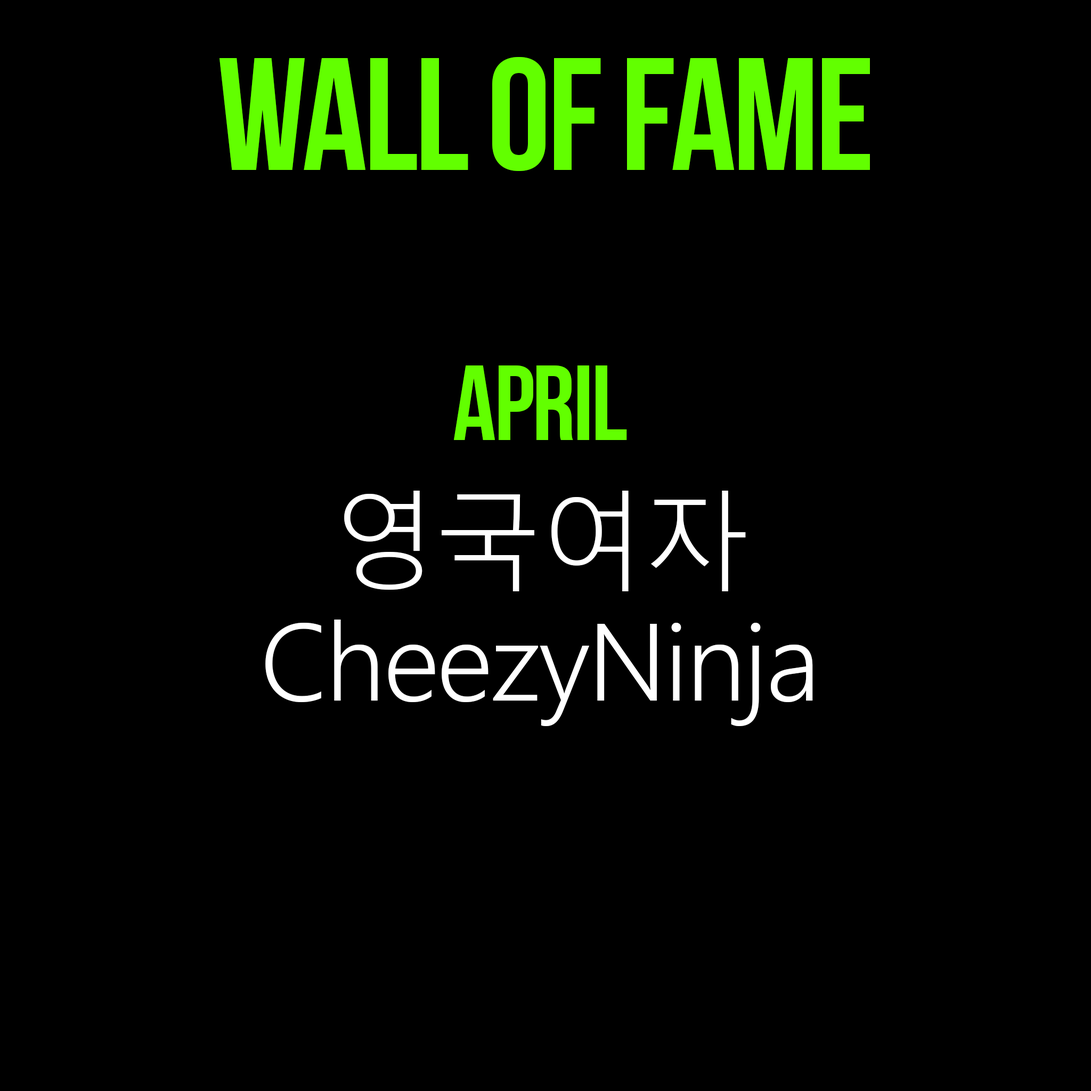
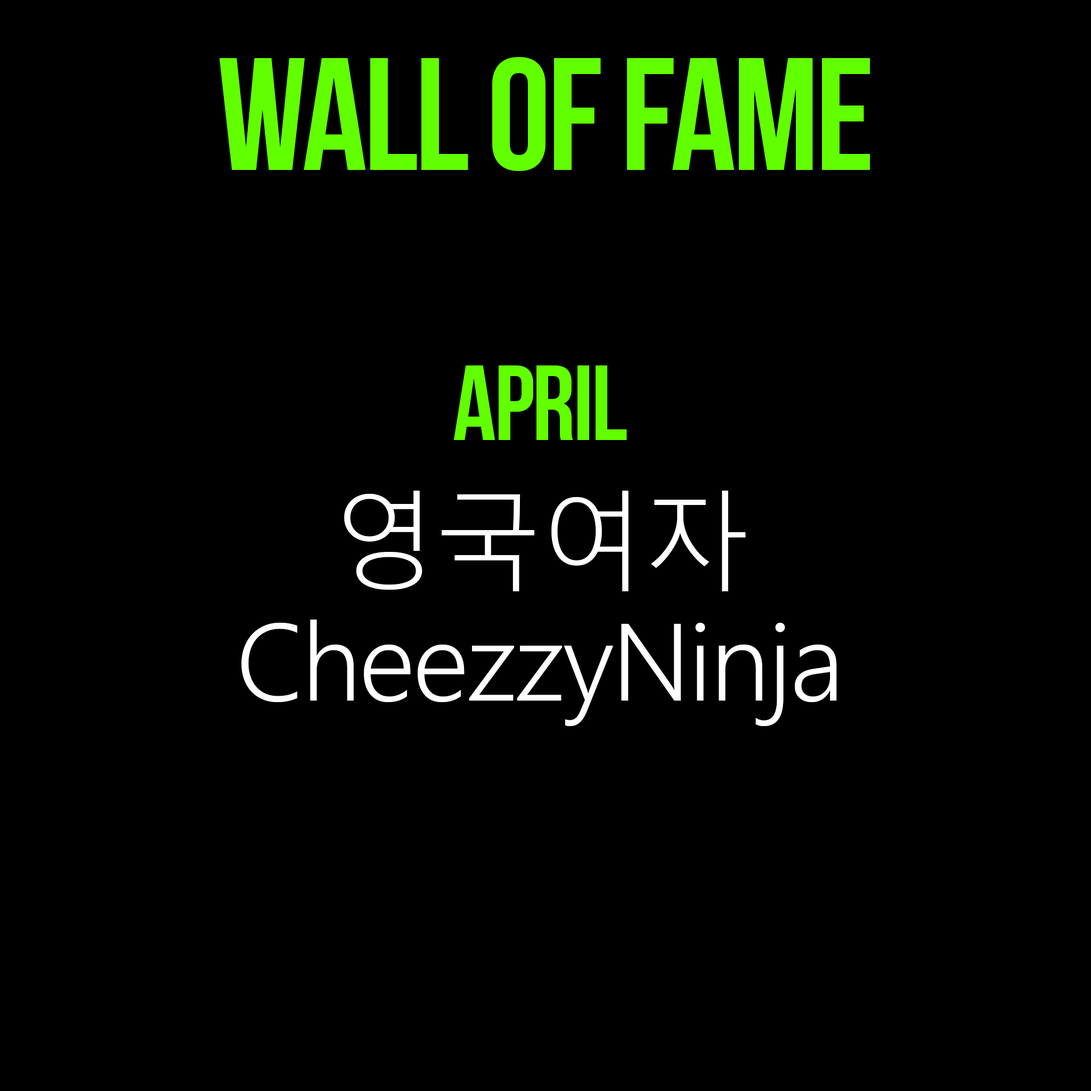
Before/after of a w=1091, h=1091 layered artwork. What changed in the layer stack:
renamed "april 영국여자 CheezyNinja" to "april 영국여자 CheezzyNinja", painted on it over [241, 619, 838, 727]
